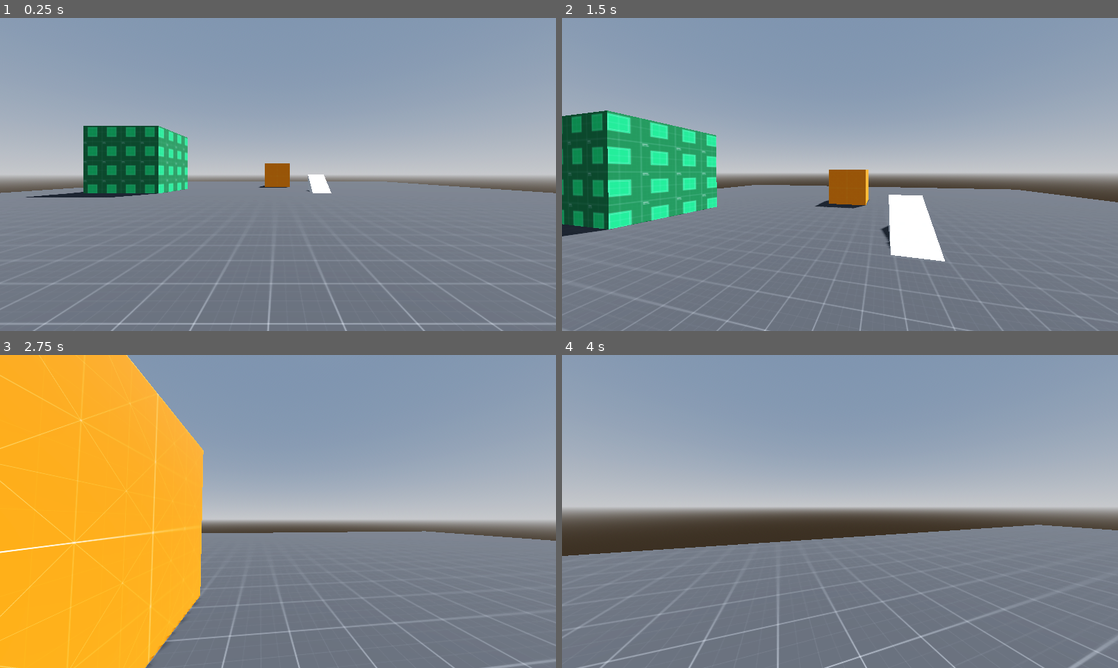
Above: before the commit, frames 1-4 (two rows, left to right).
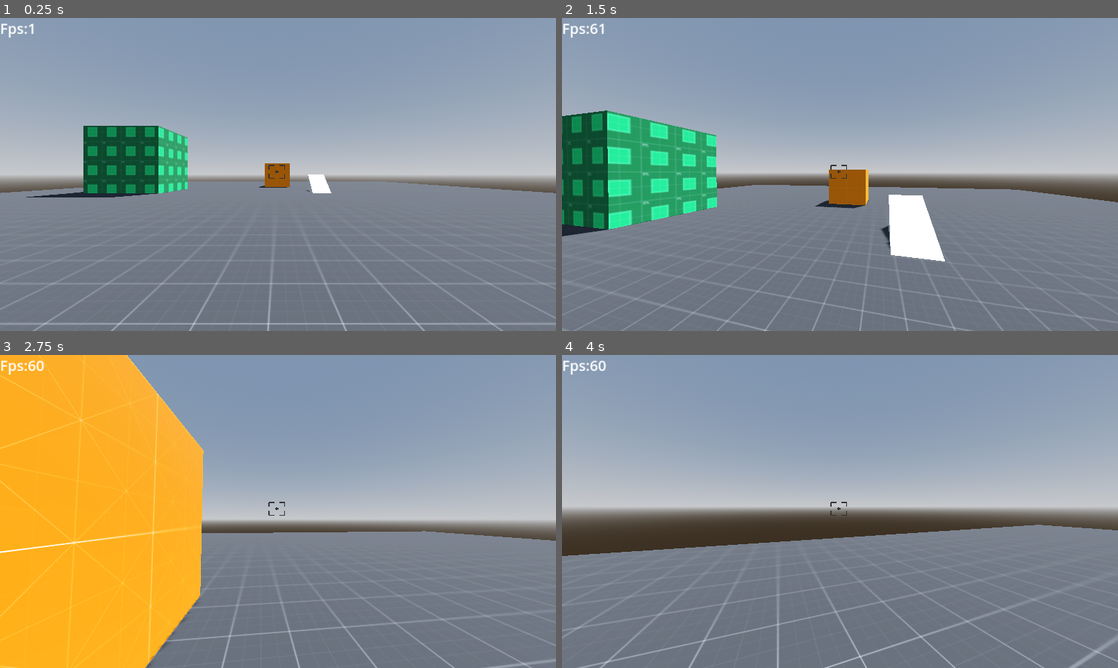
Above: after the commit, the same moments.

Repository: vAxyush/3DFpsController-Godot
Game: Godot game, scene res://scenes/scene.tscn
The game is run twice, just before and just after one commit, with the same random seed, the same clock (stepped at 60 frames per second) and the same inputs.
Inputs (mouse positions are in pixels of both pictures, inside the frame that each line leads up to):
- Up to frame 1 (0.25 s): no input
- Up to frame 2 (1.5 s): tap Enter at 0.5 s; move the mouse to (867, 174) at 0.52 s; hold Shift (run) 0.53-1.28 s; hold W (forward) from 0.53 s (still down); tap Space (jump) at 0.77 s; move the mouse to (812, 174) at 1.27 s; tap Shift (run) at 1.35 s
- Up to frame 3 (2.75 s): keep holding W (forward); tap Space (jump) at 1.52 s; move the mouse to (289, 505) at 2.02 s; hold Shift (run) from 2.03 s (still down)
- Up to frame 4 (4 s): keep holding W (forward); move the mouse to (834, 517) at 2.77 s; release Shift (run) at 2.78 s; tap Shift (run) at 2.85 s; tap Space (jump) at 3.02, 3.77 s; move the mouse to (878, 514) at 3.52 s; hold Shift (run) from 3.53 s (still down)

The runs differ from the first frame. In frame 1, 0.1% of the frame differs, in the area x 0-52%, y 1-52%; in frame 2, 0.2%; in frame 3, 0.2%; in frame 4, 0.2%.

Commit message:
added crosshair and fps display

Diff:
--- a/FpsMovementProtoType/scenes/Ui.tscn
+++ b/FpsMovementProtoType/scenes/Ui.tscn
@@ -1,27 +1,32 @@
-[gd_scene load_steps=2 format=3 uid="uid://c4t5b24iupa2n"]
+[gd_scene load_steps=3 format=3 uid="uid://c4t5b24iupa2n"]
 
 [ext_resource type="Script" path="res://scripts/FPS.gd" id="1_nd2yt"]
+[ext_resource type="Texture2D" uid="uid://c1jpn1giyh166" path="res://FpsKit/Crosshair.png" id="2_7tged"]
 
-[node name="Control" type="Control"]
-layout_mode = 3
-anchors_preset = 15
-anchor_right = 1.0
-anchor_bottom = 1.0
+[node name="Node2D" type="Node2D"]
+
+[node name="CanvasLayer" type="CanvasLayer" parent="."]
+
+[node name="TextureRect" type="TextureRect" parent="CanvasLayer"]
+texture_filter = 1
+anchors_preset = 8
+anchor_left = 0.5
+anchor_top = 0.5
+anchor_right = 0.5
+anchor_bottom = 0.5
+offset_left = -20.0
+offset_top = -20.0
+offset_right = 20.0
+offset_bottom = 20.0
 grow_horizontal = 2
 grow_vertical = 2
+scale = Vector2(0.868773, 0.717135)
+texture = ExtResource("2_7tged")
+expand_mode = 1
 
-[node name="DebugPanel" type="Panel" parent="."]
-layout_mode = 0
-offset_right = 139.0
-offset_bottom = 112.0
-
-[node name="FpsLabel" type="Label" parent="DebugPanel"]
-layout_mode = 1
-anchors_preset = 10
-anchor_right = 1.0
-offset_bottom = 23.0
-grow_horizontal = 2
+[node name="Label" type="Label" parent="."]
+offset_right = 66.0
+offset_bottom = 45.0
 theme_override_font_sizes/font_size = 30
-horizontal_alignment = 1
-vertical_alignment = 1
+text = "Fps :"
 script = ExtResource("1_nd2yt")
--- a/FpsMovementProtoType/scenes/scene.tscn
+++ b/FpsMovementProtoType/scenes/scene.tscn
@@ -1,10 +1,11 @@
-[gd_scene load_steps=13 format=3 uid="uid://c5oqujiqixb3p"]
+[gd_scene load_steps=14 format=3 uid="uid://c5oqujiqixb3p"]
 
 [ext_resource type="Texture2D" uid="uid://dgbdsguntt1ub" path="res://PNG/Dark/texture_01.png" id="1_82cdw"]
 [ext_resource type="Texture2D" uid="uid://b7jyj6ic1gxcp" path="res://PNG/Orange/texture_05.png" id="2_me347"]
 [ext_resource type="Texture2D" uid="uid://b71p0ylq514ex" path="res://PNG/Green/texture_13.png" id="3_5rwny"]
 [ext_resource type="PackedScene" uid="uid://dfnguwr7jtw6q" path="res://scenes/player.tscn" id="3_ksaem"]
 [ext_resource type="Texture2D" uid="uid://wfhqyii3xcf3" path="res://PNG/Light/texture_06.png" id="4_vmsay"]
+[ext_resource type="PackedScene" uid="uid://c4t5b24iupa2n" path="res://scenes/Ui.tscn" id="6_kwprr"]
 
 [sub_resource type="ProceduralSkyMaterial" id="ProceduralSkyMaterial_854rh"]
 sky_horizon_color = Color(0.64625, 0.65575, 0.67075, 1)
@@ -79,3 +80,5 @@
 
 [node name="Player" parent="Player" instance=ExtResource("3_ksaem")]
 transform = Transform3D(1, 0, 0, 0, 1, 0, 0, 0, 1, 0, 1.50202, 1.84444)
+
+[node name="Control" parent="." instance=ExtResource("6_kwprr")]
--- a/FpsMovementProtoType/scripts/player.gd
+++ b/FpsMovementProtoType/scripts/player.gd
@@ -18,6 +18,7 @@
 const SPEED = 5.0
 const JUMP_VELOCITY = 4.5
 const Sensitivity = 0.004
+const crouchingSpeed = 3.0
 
 # onready variables
 
@@ -58,6 +59,7 @@
 		speed = sprint_Speed
 	else:
 		speed = walkSpeed
+
 
 	# Add the gravity.
 	if not is_on_floor():
Binary file added: FpsMovementProtoType/FpsKit/Crosshair.png
Not shown, added: FpsMovementProtoType/FpsKit/Crosshair.png.import
